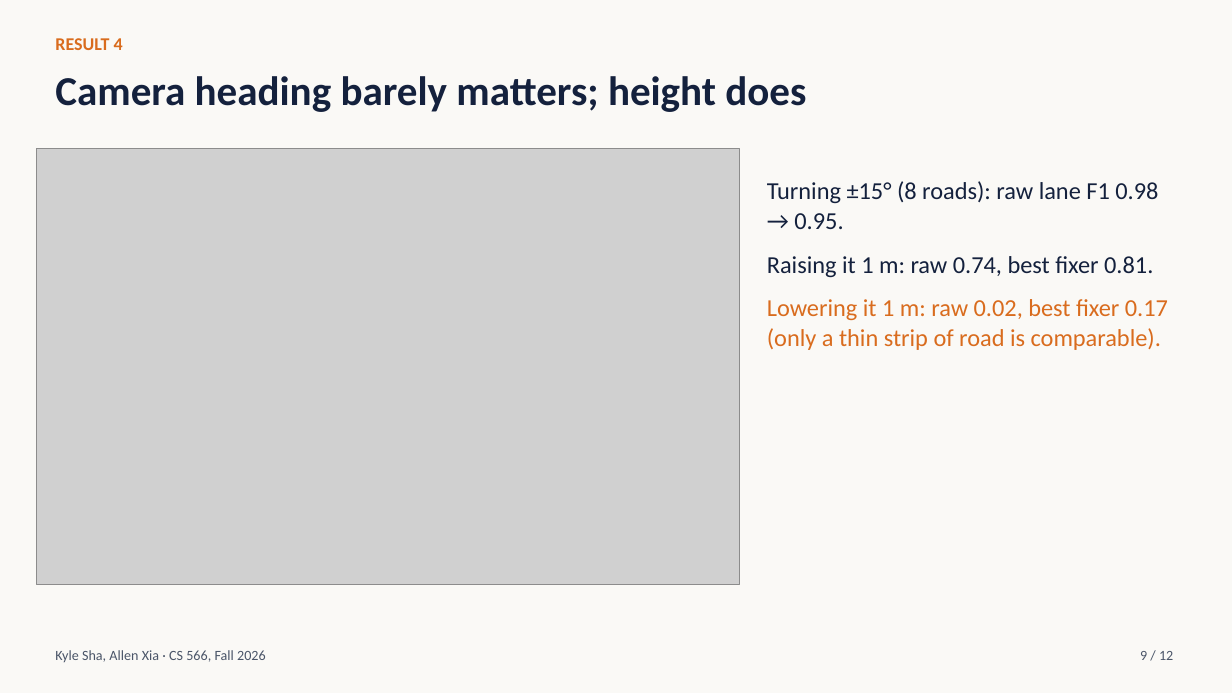
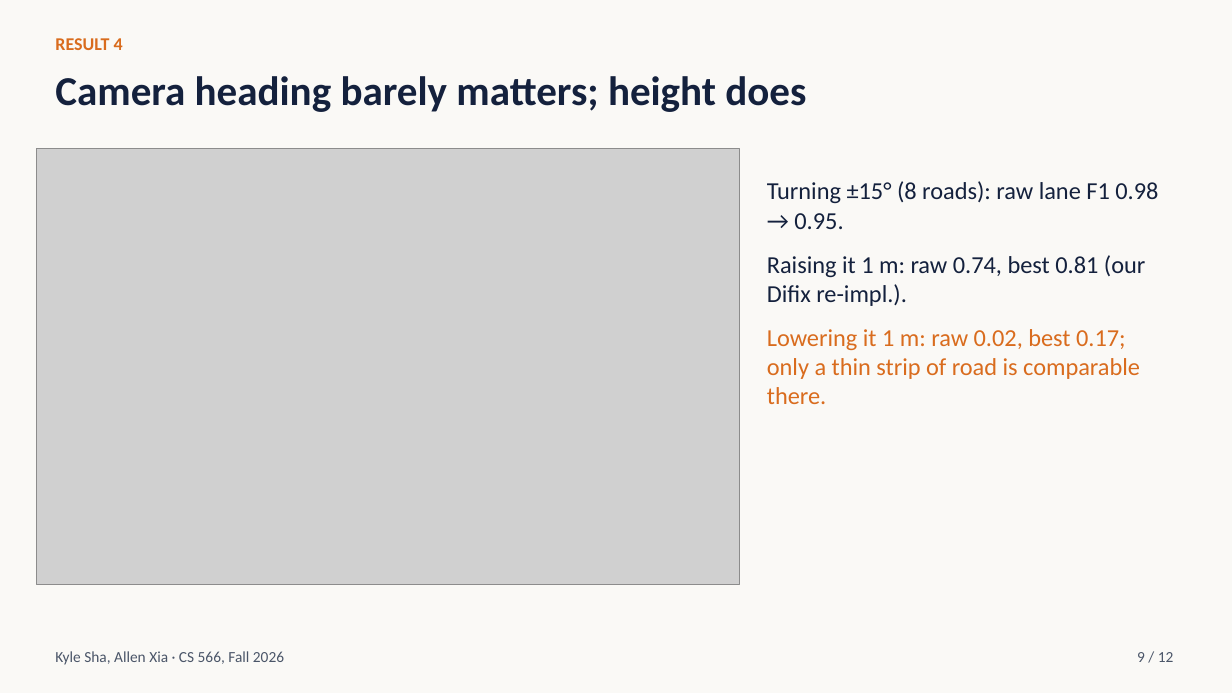
Before and after one commit to ksha23/cs566-drive-sim-trust, a slide deck: slide 9 of presentation/cs566_drive_sim_talk.pptx. Drawn at 1232x693 pixels with LibreOffice and Linux fonts; fonts in the diff are those of the drawing; grey boxes stand for pictures. Boxes give left, top, right and bottom in pixels: in the first picture for what was removed or moved away, otherwise in the second. Text is boxed around its words. In the diff, an @@ line names an element or a change of style, - is before the commit and + after.

```diff
--- a/presentation/cs566_drive_sim_talk.pptx
+++ b/presentation/cs566_drive_sim_talk.pptx
@@ text at (767,255,1145,404): text changed @@
-Raising it 1 m: raw 0.74, best fixer 0.81.
-Lowering it 1 m: raw 0.02, best fixer 0.17 (only a thin strip of road is comparable).
+Raising it 1 m: raw 0.74, best 0.81 (our Difix re-impl.).
+Lowering it 1 m: raw 0.02, best 0.17; only a thin strip of road is comparable there.
@@ text "Kyle Sha, Allen Xia · ..." at (55,651,284,665): size 11 to 12 pt @@
@@ text "9 / 12" at (1137,652,1174,662): size 11 to 12 pt @@
```
Also in this commit, not shown: 11 other slides changed, 5 other files.
